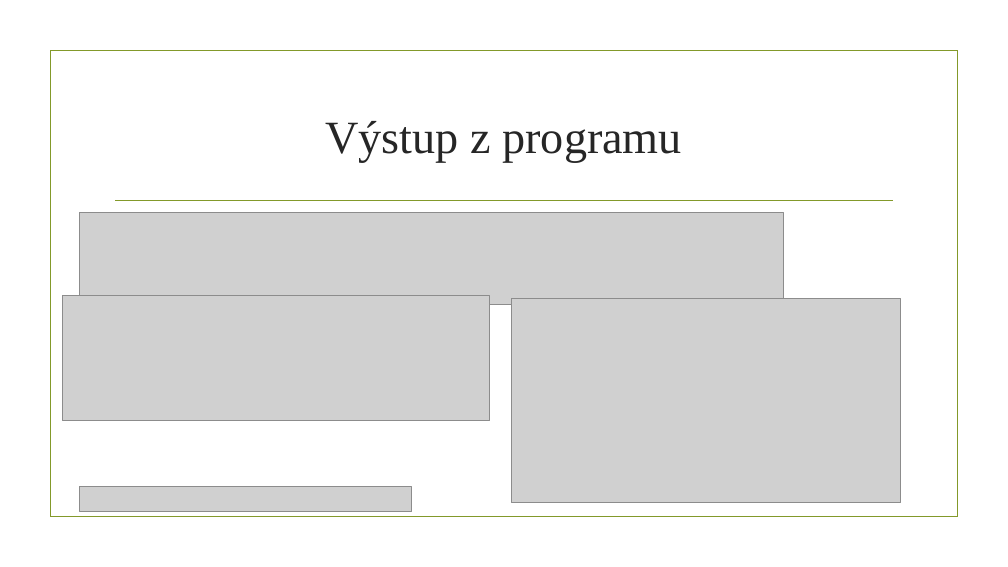
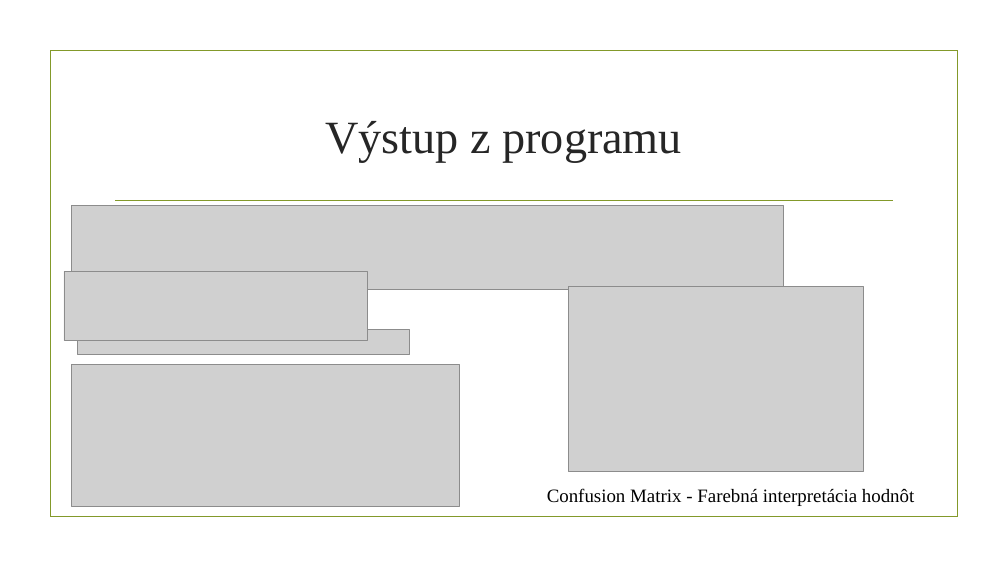
Before and after one commit to georgeob/Kysucky_NS2019, a slide deck: slide 11 of Kysucky_prezentacia.pptx (slide 13 before the commit). Drawn at 1008x567 pixels with LibreOffice and Linux fonts; fonts in the diff are those of the drawing; grey boxes stand for pictures; background and template pictures are left out. Boxes give left, top, right and bottom in pixels: in the first picture for what was removed or moved away, otherwise in the second. Text is boxed around its words. In the diff, an @@ line names an element or a change of style, - is before the commit and + after.

```diff
--- a/Kysucky_prezentacia.pptx
+++ b/Kysucky_prezentacia.pptx
@@ picture: place and size @@
-picture at box(80, 212, 784, 305)
+picture at box(72, 206, 783, 289)
@@ picture removed at box(62, 296, 490, 421) @@
@@ picture added at box(64, 271, 368, 341) @@
@@ picture: place and size @@
-picture at box(511, 299, 901, 503)
+picture at box(569, 287, 864, 472)
@@ picture: place and size @@
-picture at box(80, 487, 412, 512)
+picture at box(78, 330, 410, 355)
@@ picture added at box(72, 364, 460, 507) @@
@@ text added at box(547, 488, 914, 506), 18 pt, text #000000 @@
+Confusion Matrix - Farebná interpretácia hodnôt
```
Also in this commit, not shown: 8 other slides changed, 1 slide added, 3 slides removed, 3 other files.
